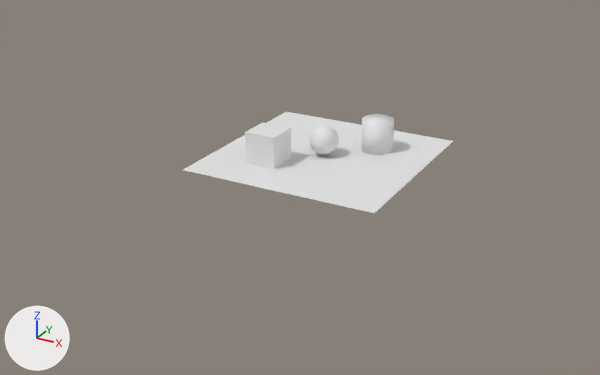
Two versions of the Blender file outsourced/src/BlenderSceneExporter/SceneExporter_Original.blend, one commit apart.
Camera for both pictures: a 50 mm lens placed at (22.0, -43.1, 19.0), pointed at (-0.7, -1.7, -1.7). Lighting does not change. The marker at lower left points along +X, +Y and +Z.
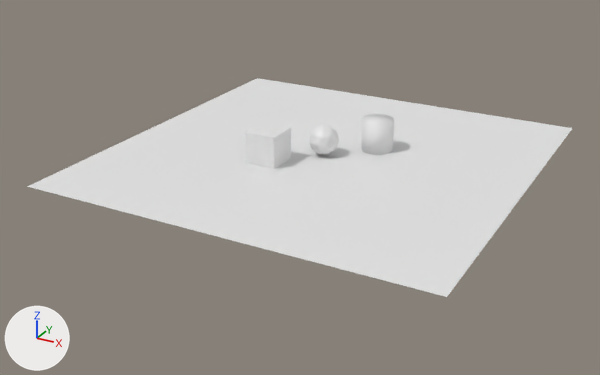
Boxes [x1, y1, x2, y2] around the edits, measured in the pictures (600 x 375 px):
'Plane', reshaped (101% wider, 116% taller)
    before: [183, 112, 453, 213]
    after: [27, 78, 572, 297]

Edits to the bpy script that builds the scene:
```text
Change me_plane:
    where me_plane.from_pydata(...)  # 4 vertices, 2 faces; spans x -6.25..6.25, y -6.25..6.25, z 0.0
    used by ob_plane; location = (0.0, 0.0, 0.0)
    me_plane part 1
    me_plane.vertices[0].co: (-6.25, -6.25, 0.0) -> (-12.5, -12.5, 0.0)  # pixel (182, 169) -> pixel (27, 186)
    me_plane.vertices[1].co: (6.25, -6.25, 0.0) -> (12.5, -12.5, 0.0)  # pixel (374, 213) -> pixel (446, 297)
    me_plane.vertices[2].co: (-6.25, 6.25, 0.0) -> (-12.5, 12.5, 0.0)  # pixel (286, 111) -> pixel (257, 78)
    me_plane.vertices[3].co: (6.25, 6.25, 0.0) -> (12.5, 12.5, 0.0)  # pixel (453, 140) -> pixel (572, 128)
```
